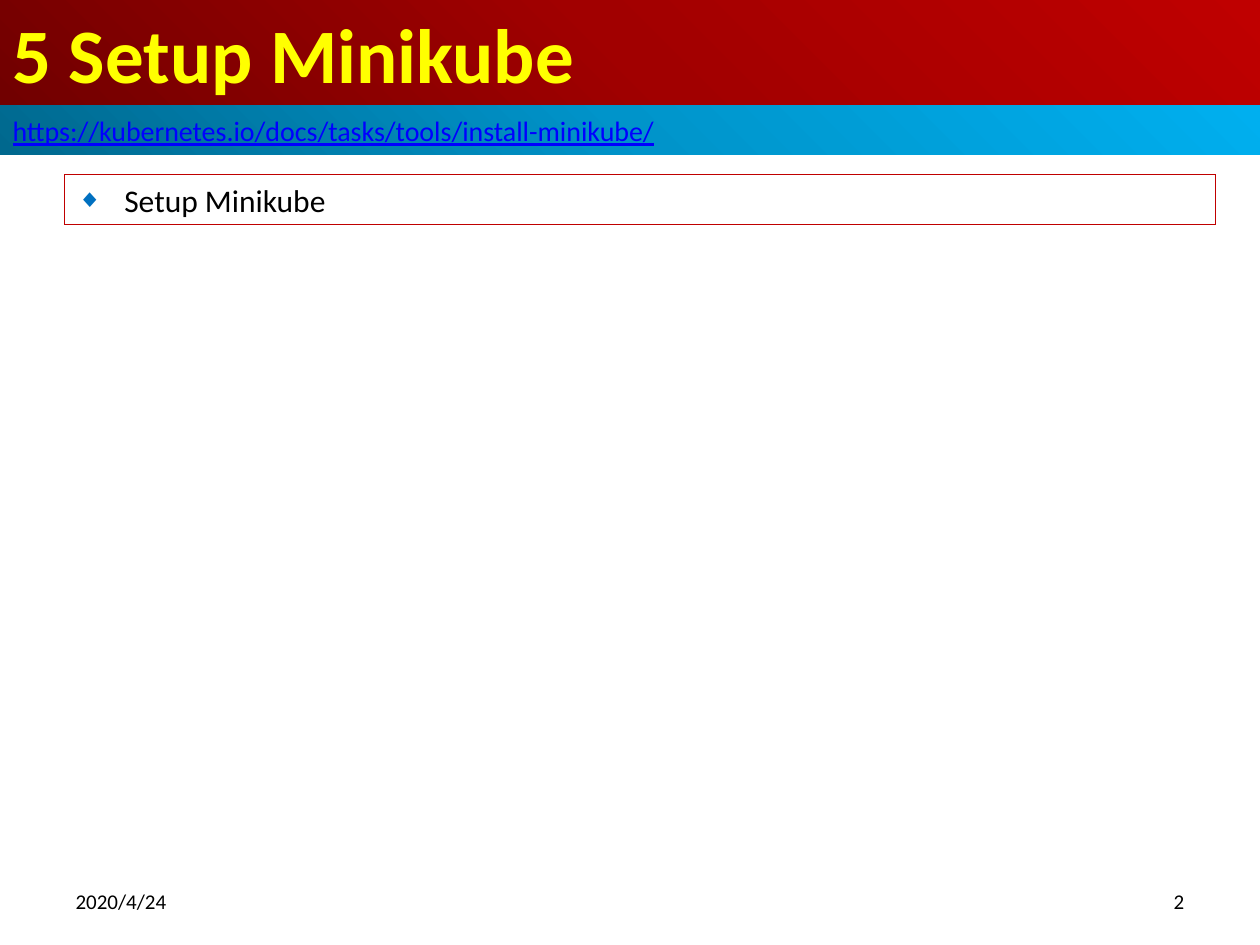
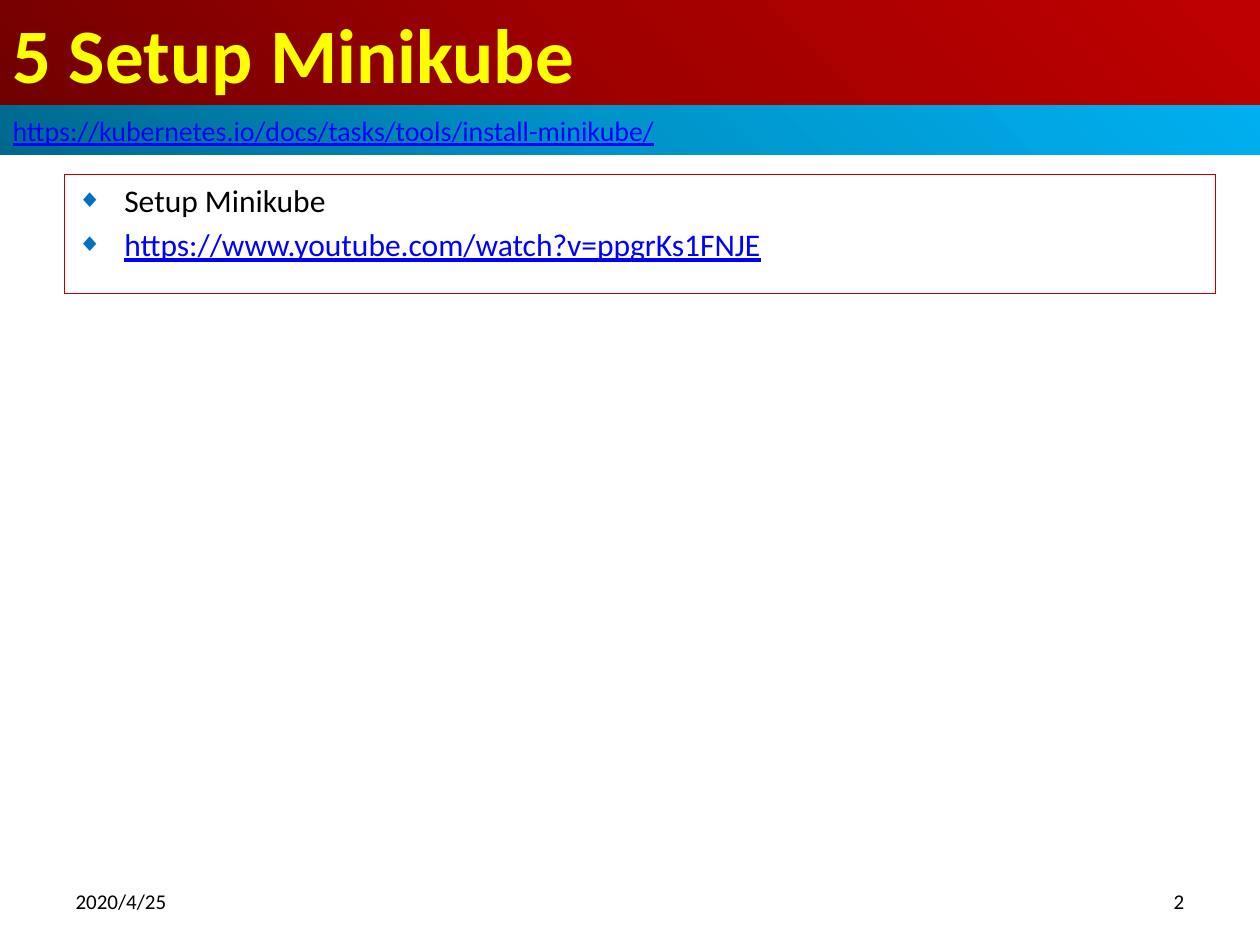
Before and after one commit to peterhchen/900-Kubernetes, a slide deck: slide 2 of 05_SetupMiniKube.pptx. Drawn at 1260x945 pixels with LibreOffice and Linux fonts; fonts in the diff are those of the drawing. Boxes give left, top, right and bottom in pixels: in the first picture for what was removed or moved away, otherwise in the second. Text is boxed around its words. In the diff, an @@ line names an element or a change of style, - is before the commit and + after.

Commit message:
Setup MiniKube

```diff
--- a/05_SetupMiniKube.pptx
+++ b/05_SetupMiniKube.pptx
@@ subtitle "Setup Minikube": place and size @@
-subtitle "Setup Minikube" at (64,175,1215,224)
+subtitle "Setup Minikube" at (64,175,1215,294)
@@ subtitle at (124,234,760,262): paragraph added @@
+◆ https://www.youtube.com/watch?v=ppgrKs1FNJE
@@ text at (76,894,167,910): text changed @@
-2020/4/24
+2020/4/25
```
Also in this commit, not shown: 5 other slides changed, 4 slides added.
